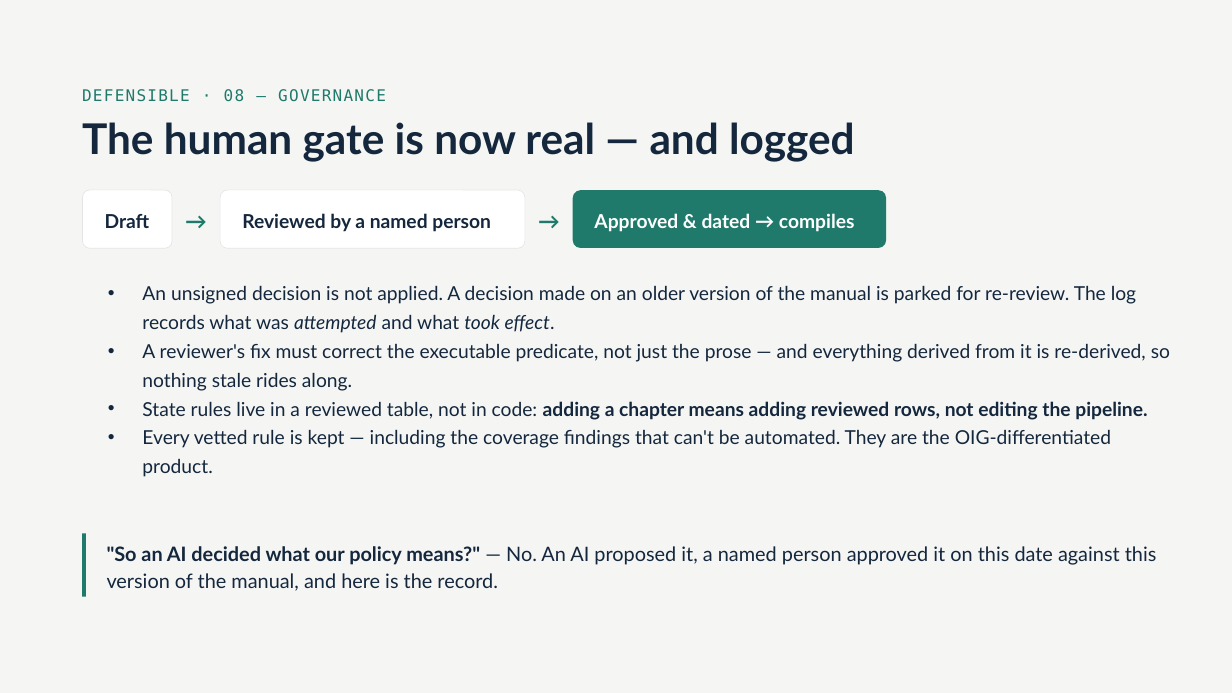
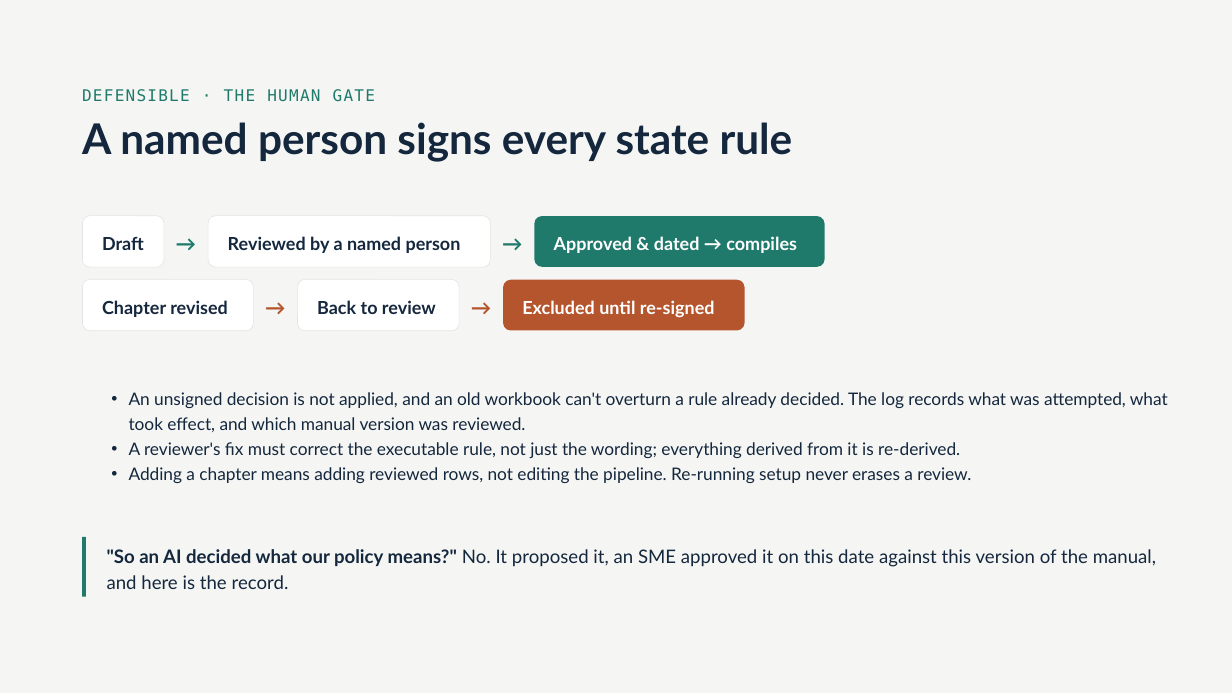
Before and after one commit to Sedozan/policy_intelligence, a slide deck: slide 5 of Knowledge Base MVP.pptx (slide 9 before the commit). Drawn at 1232x693 pixels with LibreOffice and Linux fonts; fonts in the diff are those of the drawing. Boxes give left, top, right and bottom in pixels: in the first picture for what was removed or moved away, otherwise in the second. Text is boxed around its words. In the diff, an @@ line names an element or a change of style, - is before the commit and + after.

```diff
--- a/Knowledge Base MVP.pptx
+++ b/Knowledge Base MVP.pptx
@@ text at [82,89,375,102]: text changed; size 33 to 12.5 pt; font Lato to DejaVu Sans Mono; text colour #14273D to #1F7A6B; bold off @@
-The human gate is now real — and logged
+DEFENSIBLE · THE HUMAN GATE
@@ text removed at [82,89,386,102] @@
-DEFENSIBLE · 08 — GOVERNANCE
@@ text added at [82,122,793,162], 33 pt, text #14273D, bold @@
+A named person signs every state rule
@@ rounded rectangle: place and size @@
-rounded rectangle at [82,190,172,249]
+rounded rectangle at [82,215,164,267]
@@ text "Draft": place and size @@
-text "Draft" at [105,214,150,228]
+text "Draft" at [102,237,144,250]
@@ text "→": place and size @@
-text "→" at [185,204,212,238]
+text "→" at [176,227,201,259]
@@ text "→" at [176,227,201,259]: size 17 to 16 pt; line spacing 23.8pt to 22.4pt @@
@@ rounded rectangle: place and size @@
-rounded rectangle at [220,190,525,249]
+rounded rectangle at [208,215,490,267]
@@ text "Reviewed by a named person": place and size @@
-text "Reviewed by a named person" at [242,213,491,232]
+text "Reviewed by a named person" at [228,236,461,253]
@@ text "→" at [503,227,529,259]: size 17 to 16 pt; line spacing 23.8pt to 22.4pt @@
@@ text "→": place and size @@
-text "→" at [538,204,565,238]
+text "→" at [503,227,529,259]
@@ proportions changed in 3 elements at [82,215,164,267], [208,215,490,267], [534,216,824,267] @@
@@ rounded rectangle: place and size @@
-rounded rectangle at [573,190,886,248]
+rounded rectangle at [534,216,824,267]
@@ size 15 to 14 pt; line spacing 21pt to 19.6pt in 3 elements at [102,237,144,250], [228,236,461,253], [554,236,797,253] @@
@@ text "Approved & dated → compiles": place and size @@
-text "Approved & dated → compiles" at [594,213,855,232]
+text "Approved & dated → compiles" at [554,236,797,253]
@@ rounded rectangle added at [82,279,253,331], fill #FFFFFF, outline #E3E6E4 0.5 pt @@
@@ text added at [265,291,291,323], 16 pt, text #B4552E, bold @@
+→
@@ rounded rectangle added at [298,279,459,331], fill #FFFFFF, outline #E3E6E4 0.5 pt @@
@@ text added at [471,291,497,323], 16 pt, text #B4552E, bold @@
+→
@@ rounded rectangle added at [503,280,744,331], fill #B4552E @@
@@ text added at [102,300,228,317], 14 pt, text #14273D, bold @@
+Chapter revised
@@ text added at [317,300,436,314], 14 pt, text #14273D, bold @@
+Back to review
@@ text added at [522,300,715,318], 14 pt, text #FFFFFF, bold @@
+Excluded until re-signed
@@ text at [129,392,1168,483]: text changed; size 15 to 13.5 pt @@
-• An unsigned decision is not applied. A decision made on an older version of the manual is parked for re-review. The log records what was attempted and what took effect.
-• A reviewer's fix must correct the executable predicate, not just the prose — and everything derived from it is re-derived, so nothing stale rides along.
-• State rules live in a reviewed table, not in code: adding a chapter means adding reviewed rows, not editing the pipeline.
-• Every vetted rule is kept — including the coverage findings that can't be automated. They are the OIG-differentiated product.
+• An unsigned decision is not applied, and an old workbook can't overturn a rule already decided. The log records what was attempted, what took effect, and which manual version was reviewed.
+• A reviewer's fix must correct the executable rule, not just the wording; everything derived from it is re-derived.
+• Adding a chapter means adding reviewed rows, not editing the pipeline. Re-running setup never erases a review.
@@ line moved from (84, 533) - (84, 597) to (84, 537) - (84, 597) @@
@@ text at [107,549,1156,589]: text changed; size 15.5 to 14.5 pt @@
-"So an AI decided what our policy means?" — No. An AI proposed it, a named person approved it on this date against this version of the manual, and here is the record.
+"So an AI decided what our policy means?" No. It proposed it, an SME approved it on this date against this version of the manual, and here is the record.
```
Also in this commit, not shown: 3 other slides changed, 7 slides added, 14 slides removed.
